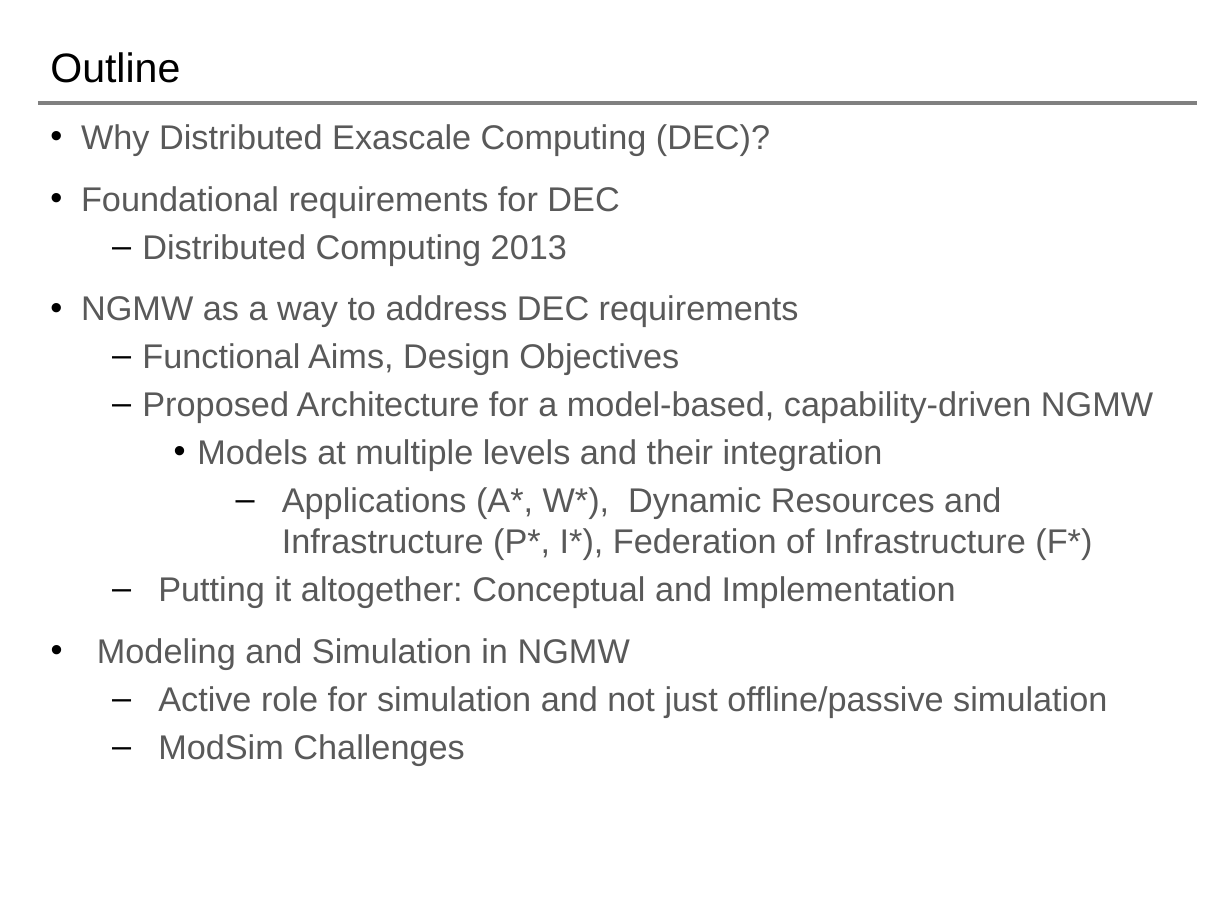
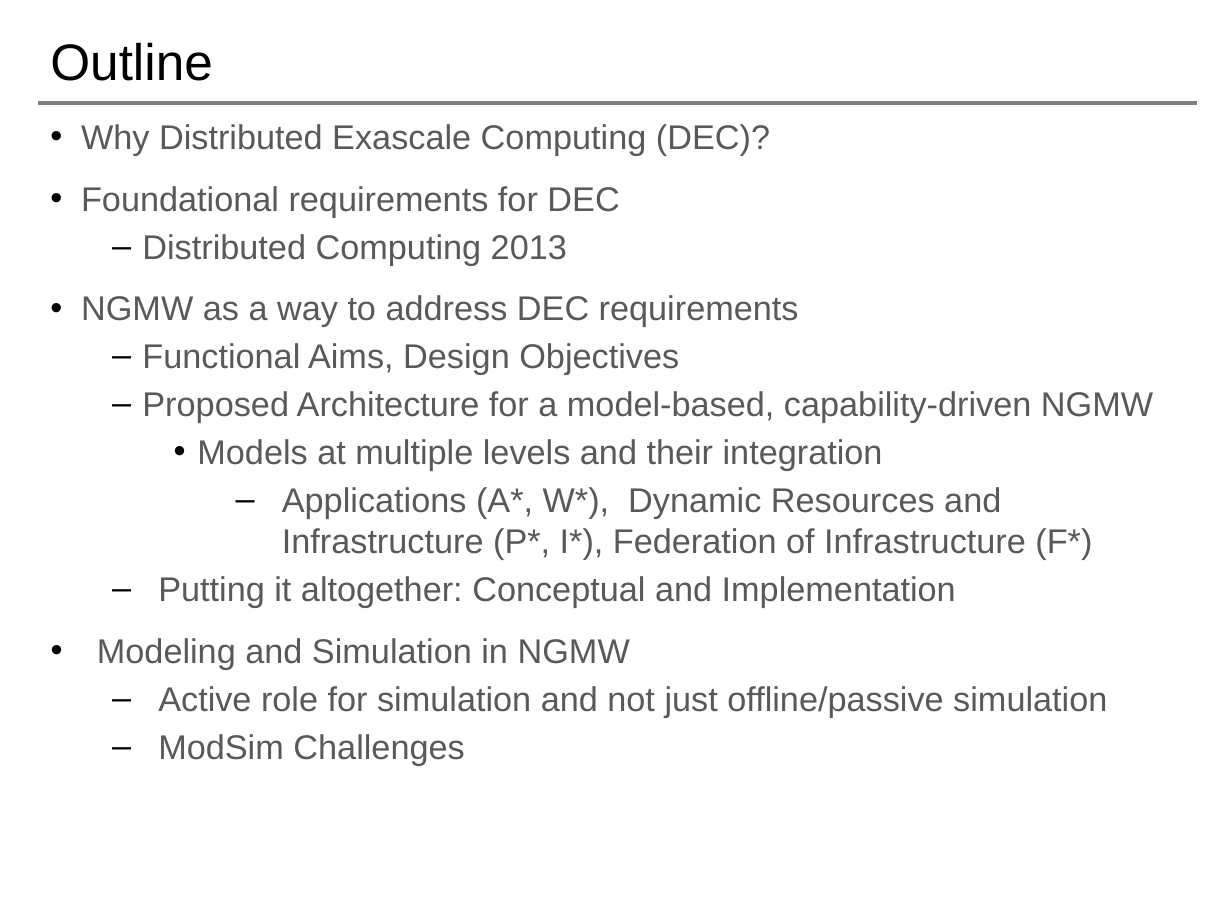
Before and after one commit to saga-project/NGMW, a slide deck: slide 2 of presentations/radical-modsim.pptx. Drawn at 1232x924 pixels with LibreOffice and Linux fonts; fonts in the diff are those of the drawing; background and template pictures are left out. Boxes give left, top, right and bottom in pixels: in the first picture for what was removed or moved away, otherwise in the second. Text is boxed around its words. In the diff, an @@ line names an element or a change of style, - is before the commit and + after.

```diff
--- a/presentations/radical-modsim.pptx
+++ b/presentations/radical-modsim.pptx
@@ title "Outline" at box(50, 42, 212, 81): size 24 to 30 pt @@
```
Also in this commit, not shown: 6 other slides changed, 3 slides added, 1 other file.
